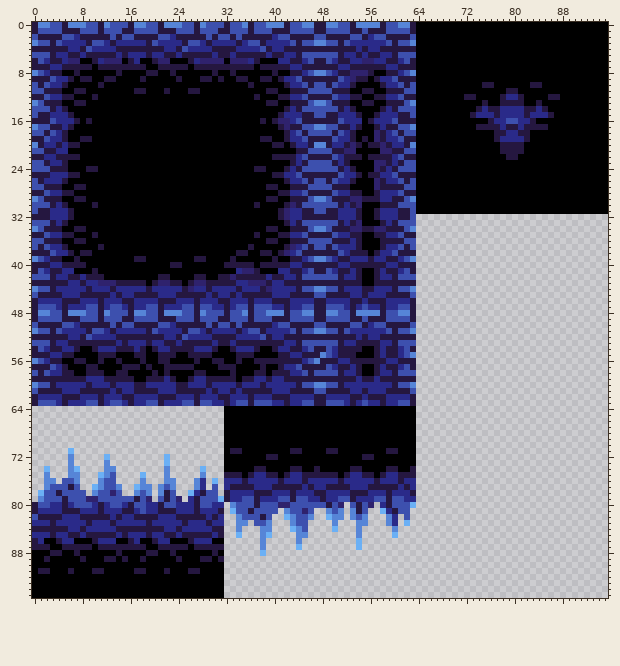
Pixel-art file: TrappedInside/Drawings/cave-tiles-blue-2.aseprite. This is how it looked before the edit.
96x96 pixels, 1 frame.
Once edited:
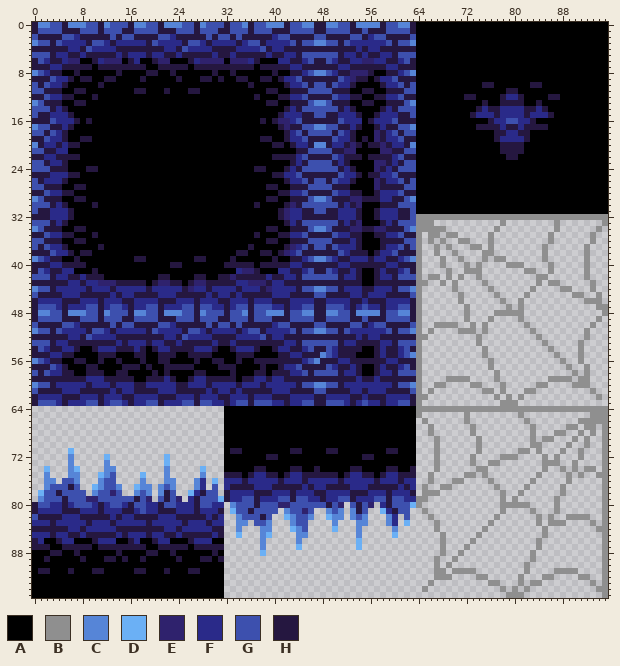
Palette (. is transparent): A #000000  B #8f8f8f  C #5685d7  D #6bb0f5  E #2f226d  F #2a2a89  G #3d50ae  H #251740
Change:
@@ x 62..95 @@
 31 HGAAAAAAAAAAAAAAAAAAAAAAAAAAAAAAAA
-32 HG................................
-33 GG................................
-34 GC................................
-35 HH................................
-36 GG................................
-37 HG................................
-38 HH................................
-39 GC................................
-40 HH................................
-41 GH................................
-42 GG................................
-43 HH................................
-44 GC................................
-45 HG................................
-46 FH................................
-47 GH................................
-48 CH................................
-49 GH................................
-50 HG................................
-51 GC................................
-52 HH................................
-53 GG................................
-54 GH................................
-55 GC................................
-56 HH................................
-57 GH................................
-58 GG................................
-59 HH................................
-60 GC................................
-61 HG................................
-62 FH................................
-63 GH................................
-64 AA................................
-65 AA................................
-66 AA................................
-67 AA................................
-68 AA................................
-69 AA................................
-70 AA................................
-71 AA................................
-72 AA................................
-73 AA................................
-74 AH................................
-75 HH................................
-76 FF................................
-77 HF................................
-78 FH................................
-79 FF................................
-80 GD................................
-81 G.................................
-82 G.................................
-83 D.................................
-84 ..................................
-85 ..................................
-86 ..................................
-87 ..................................
-88 ..................................
-89 ..................................
-90 ..................................
-91 ..................................
-92 ..................................
-93 ..................................
-94 ..................................
-95 ..................................
+32 HGBBBBBBBBBBBBBBBBBBBBBBBBBBBBBBBB
+33 GGBBB...........B........B.......B
+34 GCBBBBB........B.........B......B.
+35 HHB.BB.BB.....B.........B......B..
+36 GGB.B.B..BB...B.........B......B..
+37 HGB..B.B...BB.B........B......B...
+38 HHB..B..B....BB........B......B...
+39 GCB...B..B...B.BB......B......B...
+40 HHB...B...B.B....BBB....B.....B...
+41 GHB....B..BBB.......BB..B.....B...
+42 GGB.BB.B.B..B.........BB......B...
+43 HHBB..B.B....B........B.BB.....B..
+44 GCB.....B.....B......B....BB...B..
+45 HGB......B.....B....B.......BB..B.
+46 FHB......B......B..B..........BBB.
+47 GHB.......B......B.B............BB
+48 CHB.......B....BBBBB.............B
+49 GHB.......B...B....B............B.
+50 HGB..BBBB..B.B......B..........B..
+51 GCB.B....BBB.B.......B........B...
+52 HHBB........B.........B.......B...
+53 GGB.........B..........B.....B....
+54 GHB..........B..........B....B....
+55 GCB..........B...........B...B....
+56 HHB...........B...........B..B....
+57 GHB...........B............B..B...
+58 GGB............B............B.B...
+59 HHB....BBBB....B........BBBB.BB...
+60 GCB..BB....BB...B.....BB....BBB...
+61 HGB.B........BB.B...BB.........B..
+62 FHBB...........B.B.B............B.
+63 GHB.............BBB...............
+64 AABBBBBBBBBBBBBBBBBBBBBBBBBBBBBBBB
+65 AAB.......B........B...........BBB
+66 AA.B......B.........B........BBBBB
+67 AA..B......B.........B.....BB.BB.B
+68 AA..B......B.........B...BB..B.B.B
+69 AA...B......B........B.BB...B.B..B
+70 AA...B......B........BB....B..B..B
+71 AA...B......B......BB.B...B..B...B
+72 AA...B.....B....BBB....B.B...B...B
+73 AA...B.....B..BB.......BBB..B....B
+74 AH...B......BB.........B..B.B.BB.B
+75 HH..B.....BB.B........B....B.B..BB
+76 FF..B...BB....B......B.....B.....B
+77 HF.B..BB.......B....B.....B......B
+78 FH.BBB..........B..B......B......B
+79 FFBB............B.B......B.......B
+80 GDB.............BBBBB....B.......B
+81 G..B............B....B...B.......B
+82 G...B..........B......B.B..BBBB..B
+83 D....B........B.......B.BBB....B.B
+84 .....B.......B.........B........BB
+85 ......B.....B..........B.........B
+86 ......B....B..........B..........B
+87 ......B...B...........B..........B
+88 ......B..B...........B...........B
+89 .....B..B............B...........B
+90 .....B.B............B............B
+91 .....BB.BBBB........B....BBBB....B
+92 .....BBB....BB.....B...BB....BB..B
+93 ....B.........BB...B.BB........B.B
+94 ...B............B.B.B...........BB
+95 .................BBB.............B
